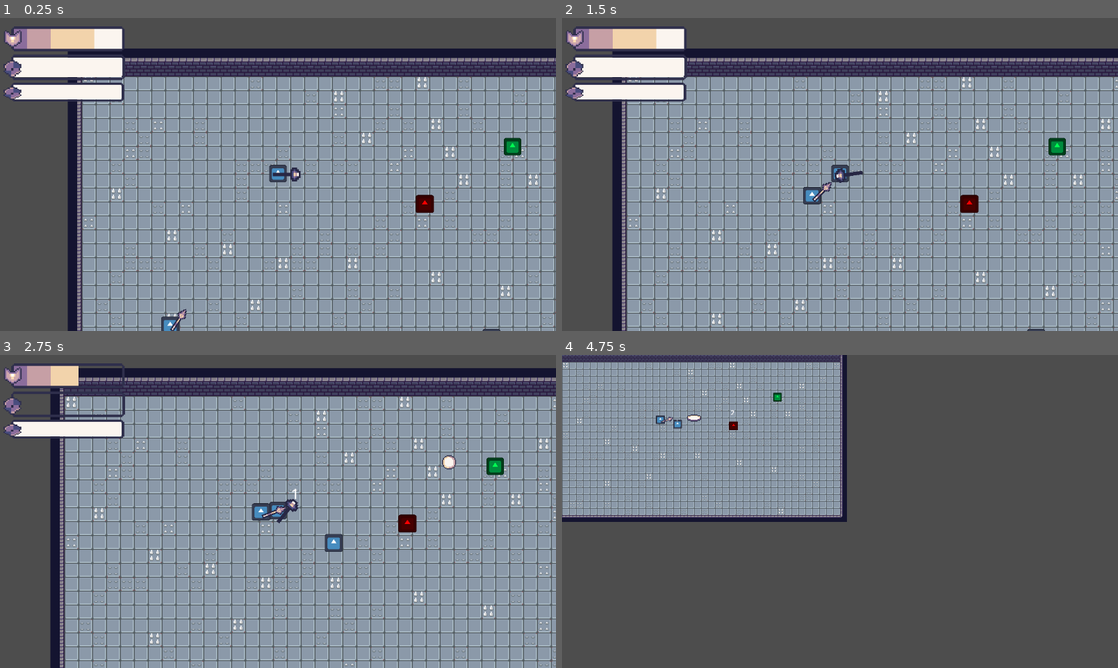
Above: before the commit, frames 1-4 (two rows, left to right).
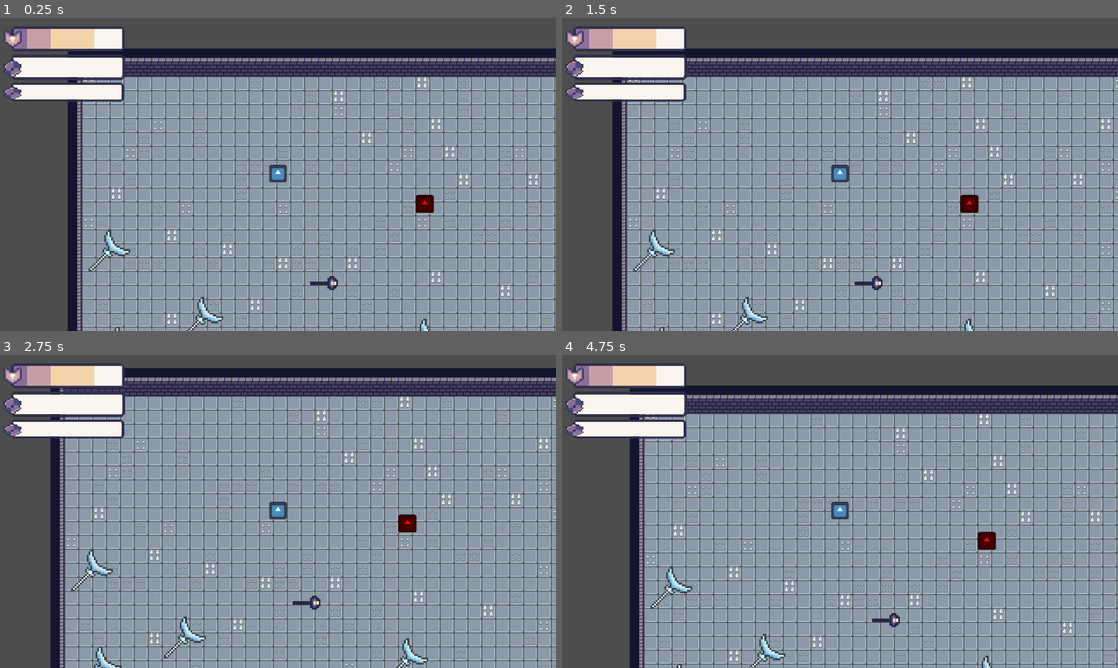
Above: after the commit, the same moments.

Repository: chabsseu/Stauffs-and-Magic
Game: Godot game, scene res://Scenes/Floors/test_world.tscn
Two runs of this game, one before a commit and one after it. Both use one fixed random seed, a clock stepped at 60 frames per second and the inputs below. The engine's default icon, where the game draws it, is replaced by a stand-in: a white triangle on a blue panel in a dark square.
Inputs (mouse positions are in pixels of both pictures, inside the frame that each line leads up to):
- Up to frame 1 (0.25 s): no input
- Up to frame 2 (1.5 s): move the mouse to (962, 158) at 0.52 s; tap A (A) at 0.6 s; tap D (D) at 0.8, 1.35 s; move the mouse to (728, 190) at 1.27 s
- Up to frame 3 (2.75 s): tap S (S) at 1.55, 2.1 s; move the mouse to (333, 442) at 2.02 s; tap W (W) at 2.3 s
- Up to frame 4 (4.75 s): move the mouse to (812, 574) at 2.77 s; tap W (W) at 2.85 s; click (812, 574) at 3.05 s; move the mouse to (1006, 558) at 3.52 s; press the mouse at (1006, 558) at 3.53 s; tap E (interact, bound only after the commit) at 3.8, 4.35 s; right-click (1006, 558) at 4.15 s; move the mouse to (673, 464) at 4.27 s; release the mouse at (673, 464) at 4.28 s; tap A (A) at 4.55 s

The runs differ from the first frame. In frame 1, 1.1% of the frame differs, in the area x 15-94%, y 38-100%; in frame 2, 1.1%; in frame 3, 3.4%; in frame 4, 76%, in the area x 0-100%, y 0-100%.

Commit message:
Created a hotbar and make the weapon swapable

Diff:
--- a/Scenes/Floors/test_world.tscn
+++ b/Scenes/Floors/test_world.tscn
@@ -3,9 +3,9 @@
 [ext_resource type="Texture2D" uid="uid://bo8l02hir4q3l" path="res://Assets/Tilemaps/Dungeon Tileset + Spikes.png" id="1_3sc00"]
 [ext_resource type="PackedScene" uid="uid://c2xkrph0al5nw" path="res://Scenes/Player/player.tscn" id="2_2yfla"]
 [ext_resource type="PackedScene" uid="uid://chd3yj7pkdiu2" path="res://Scenes/Enemies/test_enemy.tscn" id="3_xaljv"]
-[ext_resource type="PackedScene" uid="uid://cb0kyqifl5o74" path="res://Scenes/Enemies/slime.tscn" id="4_ek63m"]
-[ext_resource type="PackedScene" uid="uid://ixiakydo7vts" path="res://Scenes/Enemies/spear_guy.tscn" id="5_cexxt"]
-[ext_resource type="PackedScene" uid="uid://hokg0gi8ti1u" path="res://Scenes/Enemies/sloth.tscn" id="6_ruqt4"]
+[ext_resource type="PackedScene" uid="uid://vwhok55g8tdn" path="res://Scenes/Weapon/weapon_pickup.tscn" id="4_cexxt"]
+[ext_resource type="PackedScene" uid="uid://bb8c2mi17642k" path="res://Scenes/Weapon/normal_staff.tscn" id="5_cexxt"]
+[ext_resource type="PackedScene" uid="uid://banf8jkq6cu4e" path="res://Scenes/Weapon/ice_staff.tscn" id="5_ruqt4"]
 
 [sub_resource type="TileSetAtlasSource" id="TileSetAtlasSource_2yfla"]
 texture = ExtResource("1_3sc00")
@@ -169,12 +169,26 @@
 [node name="test_enemy" parent="." instance=ExtResource("3_xaljv")]
 position = Vector2(393, 163)
 
-[node name="spear_guy" parent="." instance=ExtResource("5_cexxt")]
-position = Vector2(81, 331)
-max_health = 3
+[node name="WeaponPickup" parent="." instance=ExtResource("4_cexxt")]
+position = Vector2(32, 217)
+weapon_scene = ExtResource("5_ruqt4")
 
-[node name="slime" parent="." instance=ExtResource("4_ek63m")]
-position = Vector2(496, 97)
+[node name="WeaponPickup2" parent="." instance=ExtResource("4_cexxt")]
+position = Vector2(279, 254)
+weapon_scene = ExtResource("5_cexxt")
 
-[node name="sloth" parent="." instance=ExtResource("6_ruqt4")]
-position = Vector2(472, 317)
+[node name="WeaponPickup3" parent="." instance=ExtResource("4_cexxt")]
+position = Vector2(139, 294)
+weapon_scene = ExtResource("5_ruqt4")
+
+[node name="WeaponPickup4" parent="." instance=ExtResource("4_cexxt")]
+position = Vector2(395, 319)
+weapon_scene = ExtResource("5_ruqt4")
+
+[node name="WeaponPickup5" parent="." instance=ExtResource("4_cexxt")]
+position = Vector2(42, 328)
+weapon_scene = ExtResource("5_ruqt4")
+
+[node name="WeaponPickup6" parent="." instance=ExtResource("4_cexxt")]
+position = Vector2(239, 347)
+weapon_scene = ExtResource("5_cexxt")
--- a/Scenes/Player/player.tscn
+++ b/Scenes/Player/player.tscn
@@ -2,10 +2,12 @@
 
 [ext_resource type="Script" uid="uid://bln4x7n1bjd8p" path="res://Scripts/Player/player.gd" id="1_a3d8c"]
 [ext_resource type="Texture2D" uid="uid://ctgav05ifthty" path="res://icon.svg" id="1_uvnfx"]
-[ext_resource type="PackedScene" uid="uid://cl3xm1es46wnb" path="res://Scenes/Weapon/test_staff.tscn" id="3_xpcdj"]
 [ext_resource type="PackedScene" uid="uid://ciwy7dfadp2tp" path="res://Scenes/UI/health_armor.tscn" id="4_mtuoh"]
 
 [sub_resource type="RectangleShape2D" id="RectangleShape2D_a3d8c"]
+
+[sub_resource type="CircleShape2D" id="CircleShape2D_mtuoh"]
+radius = 15.033297
 
 [node name="Player" type="CharacterBody2D" groups=["Player"]]
 script = ExtResource("1_a3d8c")
@@ -22,7 +24,45 @@
 [node name="Camera2D" type="Camera2D" parent="."]
 zoom = Vector2(2, 2)
 
-[node name="test_staff" parent="." instance=ExtResource("3_xpcdj")]
-position = Vector2(10, 0)
+[node name="Health&Armor" parent="." instance=ExtResource("4_mtuoh")]
 
-[node name="Health&Armor" parent="." instance=ExtResource("4_mtuoh")]
+[node name="PickupArea" type="Area2D" parent="."]
+
+[node name="CollisionShape2D" type="CollisionShape2D" parent="PickupArea"]
+shape = SubResource("CircleShape2D_mtuoh")
+
+[node name="Hotbar_UI" type="CanvasLayer" parent="."]
+
+[node name="HotbarSlots" type="HBoxContainer" parent="Hotbar_UI"]
+anchors_preset = 7
+anchor_left = 0.5
+anchor_top = 1.0
+anchor_right = 0.5
+anchor_bottom = 1.0
+offset_left = -20.0
+offset_top = -40.0
+offset_right = 20.0
+grow_horizontal = 2
+grow_vertical = 0
+size_flags_vertical = 4
+
+[node name="Slot0" type="TextureRect" parent="Hotbar_UI/HotbarSlots"]
+layout_mode = 2
+
+[node name="Slot1" type="TextureRect" parent="Hotbar_UI/HotbarSlots"]
+layout_mode = 2
+
+[node name="Slot2" type="TextureRect" parent="Hotbar_UI/HotbarSlots"]
+layout_mode = 2
+
+[node name="Slot3" type="TextureRect" parent="Hotbar_UI/HotbarSlots"]
+layout_mode = 2
+
+[node name="Slot4" type="TextureRect" parent="Hotbar_UI/HotbarSlots"]
+layout_mode = 2
+
+[node name="WeaponSocket" type="Node2D" parent="."]
+
+[connection signal="area_entered" from="PickupArea" to="." method="_on_pickup_area_area_entered"]
+[connection signal="area_exited" from="PickupArea" to="." method="_on_pickup_area_area_exited"]
+[connection signal="body_entered" from="PickupArea" to="." method="_on_pickup_area_body_entered"]
--- /dev/null
+++ b/Scenes/Weapon/ice_staff.tscn
@@ -0,0 +1,15 @@
+[gd_scene load_steps=3 format=3 uid="uid://banf8jkq6cu4e"]
+
+[ext_resource type="Script" uid="uid://b3e7scsln23pn" path="res://Scripts/Weapon/ice_staff.gd" id="1_krsl3"]
+[ext_resource type="Texture2D" uid="uid://d0gvnj36e5agw" path="res://Assets/Weapon/ice staff.png" id="1_y57au"]
+
+[node name="Ice_staff" type="Node2D"]
+script = ExtResource("1_krsl3")
+
+[node name="Sprite2D" type="Sprite2D" parent="."]
+rotation = 0.7733804
+scale = Vector2(2, 2)
+texture = ExtResource("1_y57au")
+
+[node name="Marker2D" type="Marker2D" parent="Sprite2D"]
+position = Vector2(4.29332, -4.1913486)
--- /dev/null
+++ b/Scenes/Weapon/iceball.tscn
@@ -0,0 +1,63 @@
+[gd_scene load_steps=9 format=3 uid="uid://cm0a65doipbwr"]
+
+[ext_resource type="Script" uid="uid://tx07eijwhq8v" path="res://Scripts/Weapon/iceball.gd" id="1_70fof"]
+[ext_resource type="Texture2D" uid="uid://cnmif8p5m0yo3" path="res://Assets/Weapon/Ice VFX 1 192x192.png" id="1_y66h8"]
+
+[sub_resource type="AtlasTexture" id="AtlasTexture_70fof"]
+atlas = ExtResource("1_y66h8")
+region = Rect2(0, 0, 192, 192)
+
+[sub_resource type="AtlasTexture" id="AtlasTexture_dl3t0"]
+atlas = ExtResource("1_y66h8")
+region = Rect2(192, 0, 192, 192)
+
+[sub_resource type="AtlasTexture" id="AtlasTexture_e80o3"]
+atlas = ExtResource("1_y66h8")
+region = Rect2(384, 0, 192, 192)
+
+[sub_resource type="AtlasTexture" id="AtlasTexture_ne7xk"]
+atlas = ExtResource("1_y66h8")
+region = Rect2(576, 0, 192, 192)
+
+[sub_resource type="SpriteFrames" id="SpriteFrames_a676a"]
+animations = [{
+"frames": [{
+"duration": 1.0,
+"texture": SubResource("AtlasTexture_70fof")
+}, {
+"duration": 1.0,
+"texture": SubResource("AtlasTexture_dl3t0")
+}, {
+"duration": 1.0,
+"texture": SubResource("AtlasTexture_e80o3")
+}, {
+"duration": 1.0,
+"texture": SubResource("AtlasTexture_ne7xk")
+}],
+"loop": true,
+"name": &"fire",
+"speed": 10.0
+}]
+
+[sub_resource type="CapsuleShape2D" id="CapsuleShape2D_jqegc"]
+radius = 3.9999385
+height = 22.01074
+
+[node name="Iceball" type="Area2D"]
+script = ExtResource("1_70fof")
+
+[node name="AnimatedSprite2D" type="AnimatedSprite2D" parent="."]
+position = Vector2(19, -2)
+sprite_frames = SubResource("SpriteFrames_a676a")
+animation = &"fire"
+
+[node name="CollisionShape2D" type="CollisionShape2D" parent="."]
+position = Vector2(6, -1)
+rotation = 1.5652574
+shape = SubResource("CapsuleShape2D_jqegc")
+
+[node name="VisibleOnScreenNotifier2D" type="VisibleOnScreenNotifier2D" parent="."]
+rect = Rect2(-10, -157, 20, 390)
+
+[connection signal="body_entered" from="." to="." method="_on_body_entered"]
+[connection signal="screen_exited" from="VisibleOnScreenNotifier2D" to="." method="_on_visible_on_screen_notifier_2d_screen_exited"]
--- /dev/null
+++ b/Scenes/Weapon/normal_staff.tscn
@@ -0,0 +1,13 @@
+[gd_scene load_steps=3 format=3 uid="uid://bb8c2mi17642k"]
+
+[ext_resource type="Script" uid="uid://k2k7g1utc72w" path="res://Scripts/Weapon/normal_staff.gd" id="1_hcdcp"]
+[ext_resource type="Texture2D" uid="uid://b7bm7x0epeu6v" path="res://Assets/Weapon/normal_staff.png" id="2_g0t8l"]
+
+[node name="normal_staff" type="Node2D"]
+scale = Vector2(2, 2)
+script = ExtResource("1_hcdcp")
+
+[node name="Sprite2D" type="Sprite2D" parent="."]
+texture = ExtResource("2_g0t8l")
+
+[node name="Marker2D" type="Marker2D" parent="Sprite2D"]
--- a/Scenes/Weapon/test_staff.tscn
+++ /dev/null
@@ -1,14 +0,0 @@
-[gd_scene load_steps=3 format=3 uid="uid://cl3xm1es46wnb"]
-
-[ext_resource type="Script" uid="uid://cr5lsg2sodioj" path="res://Scripts/Weapon/test_staff.gd" id="2_e4o7g"]
-[ext_resource type="Texture2D" uid="uid://b7bm7x0epeu6v" path="res://Assets/Weapon/normal_staff.png" id="2_rnpqn"]
-
-[node name="test_staff" type="Node2D"]
-scale = Vector2(2, 2)
-script = ExtResource("2_e4o7g")
-
-[node name="Sprite2D" type="Sprite2D" parent="."]
-texture = ExtResource("2_rnpqn")
-
-[node name="Marker2D" type="Marker2D" parent="."]
-position = Vector2(8, 0)
--- /dev/null
+++ b/Scenes/Weapon/weapon_pickup.tscn
@@ -0,0 +1,14 @@
+[gd_scene load_steps=3 format=3 uid="uid://vwhok55g8tdn"]
+
+[ext_resource type="Script" uid="uid://c3j52boae8my8" path="res://Scripts/Weapon/weapon_pickup.gd" id="1_k1jox"]
+
+[sub_resource type="CircleShape2D" id="CircleShape2D_dx6id"]
+
+[node name="WeaponPickup" type="Area2D"]
+scale = Vector2(2, 2)
+script = ExtResource("1_k1jox")
+
+[node name="Icon" type="Sprite2D" parent="."]
+
+[node name="CollisionShape2D" type="CollisionShape2D" parent="."]
+shape = SubResource("CircleShape2D_dx6id")
--- a/Scripts/Player/player.gd
+++ b/Scripts/Player/player.gd
@@ -1,26 +1,179 @@
 extends CharacterBody2D
 
-@onready var staff = $test_staff
+# -------------------------
+# UI
+# -------------------------
+@onready var hotbar_ui_slots := [
+	$Hotbar_UI/HotbarSlots/Slot0,
+	$Hotbar_UI/HotbarSlots/Slot1,
+	$Hotbar_UI/HotbarSlots/Slot2,
+	$Hotbar_UI/HotbarSlots/Slot3,
+	$Hotbar_UI/HotbarSlots/Slot4
+]
+
+# -------------------------
+# Nodes
+# -------------------------
+@onready var weapon_socket: Node2D = $WeaponSocket
 @onready var player_state = $"/root/PlayerState"
 
-func get_input():
+# -------------------------
+# Constants & State
+# -------------------------
+const HOTBAR_SIZE := 5
+
+var hotbar := [null, null, null, null, null]        # Stores weapon scenes
+var hotbar_icons := [null, null, null, null, null]  # Stores UI textures
+
+var current_slot := -1
+var current_weapon: Node2D = null
+var pickup_weapon: Area2D = null
+
+var can_fire := true
+
+# -------------------------
+# Movement
+# -------------------------
+func _physics_process(delta: float) -> void:
 	var input_direction = Input.get_vector("A", "D", "W", "S")
 	velocity = input_direction * player_state.speed
-
-func _physics_process(delta: float) -> void:
-	var direction = get_global_mouse_position() - global_position
-	staff.rotation = direction.angle()
-	get_input()
 	move_and_slide()
 
-func take_armor_damage(amount: int) -> void:
-	PlayerState.take_armor_damage(amount)
-	if PlayerState.current_health <= 0:
-		die()
+# -------------------------
+# Input
+# -------------------------
+func _input(event):
+	# Pickup
+	if event.is_action_pressed("interact"):
+		try_pickup()
 
-func die():
-	print("Player has died")
-	queue_free()
+	# Hotbar selection
+	for i in range(HOTBAR_SIZE):
+		if event.is_action_pressed("hotbar%d" % (i + 1)):
+			equip(i)
 
-func status():
-	PlayerState.status
+	# Weapon usage
+	if current_weapon == null or not can_fire:
+		return
+
+	if event.is_action_pressed("fire"):
+		current_weapon.attack()
+
+	if event.is_action_pressed("skill"):
+		current_weapon.fireball_skill()
+
+# -------------------------
+# Pickup
+# -------------------------
+func try_pickup():
+	if pickup_weapon == null:
+		return
+
+	# Try to find an empty slot first
+	for i in range(HOTBAR_SIZE):
+		if hotbar[i] == null:
+			store_weapon_in_slot(i)
+			return
+
+	# Hotbar full → swap with current slot
+	if current_slot != -1:
+		swap_current_weapon()
+	else:
+		print("Hotbar full and no weapon equipped to swap")
+
+func store_weapon_in_slot(slot: int):
+	hotbar[slot] = pickup_weapon.weapon_scene
+
+	# Get weapon icon
+	var temp_instance = hotbar[slot].instantiate()
+	if temp_instance.has_node("Sprite2D"):
+		hotbar_icons[slot] = temp_instance.get_node("Sprite2D").texture
+	temp_instance.queue_free()
+
+	# Remove the weapon from the ground
+	pickup_weapon.queue_free()
+	pickup_weapon = null
+
+	# Auto-equip if no weapon equipped
+	if current_weapon == null:
+		equip(slot)
+
+	print("Weapon stored in slot", slot)
+	update_hotbar_ui()
+
+func swap_current_weapon():
+	if current_weapon == null or pickup_weapon == null:
+		return
+
+	# 1. Spawn a pickup weapon for the currently equipped weapon
+	var dropped_scene = hotbar[current_slot]
+	var pickup_instance = preload("res://Scenes/Weapon/weapon_pickup.tscn").instantiate()  # Your pickup scene
+	pickup_instance.weapon_scene = dropped_scene
+	pickup_instance.global_position = global_position
+	get_parent().add_child(pickup_instance)
+
+	# 2. Remove current weapon from player
+	current_weapon.queue_free()
+
+	# 3. Put the new weapon in the hotbar
+	hotbar[current_slot] = pickup_weapon.weapon_scene
+
+	# 4. Update UI icon
+	var temp_instance = hotbar[current_slot].instantiate()
+	if temp_instance.has_node("Sprite2D"):
+		hotbar_icons[current_slot] = temp_instance.get_node("Sprite2D").texture
+	temp_instance.queue_free()
+
+	# 5. Equip the new weapon
+	equip(current_slot)
+
+	# 6. Remove the pickup_weapon from the ground
+	pickup_weapon.queue_free()
+	pickup_weapon = null
+
+	update_hotbar_ui()
+
+
+
+# -------------------------
+# Equip
+# -------------------------
+func equip(slot: int):
+	if slot < 0 or slot >= HOTBAR_SIZE:
+		return
+	if hotbar[slot] == null:
+		return
+
+	if current_weapon:
+		current_weapon.queue_free()
+
+	current_slot = slot
+	current_weapon = hotbar[slot].instantiate()
+	weapon_socket.add_child(current_weapon)
+
+	# 🔒 Prevent firing on the same frame
+	can_fire = false
+	await get_tree().process_frame
+	can_fire = true
+
+	print("Equipped slot", slot)
+	update_hotbar_ui()
+
+# -------------------------
+# UI
+# -------------------------
+func update_hotbar_ui():
+	for i in range(HOTBAR_SIZE):
+		hotbar_ui_slots[i].texture = hotbar_icons[i]
+		hotbar_ui_slots[i].modulate = Color(1, 1, 0) if i == current_slot else Color(1, 1, 1)
+
+# -------------------------
+# Pickup Area
+# -------------------------
+func _on_pickup_area_area_entered(area: Area2D) -> void:
+	if area.get("weapon_scene"):
+		pickup_weapon = area
+
+func _on_pickup_area_area_exited(area: Area2D) -> void:
+	if pickup_weapon == area:
+		pickup_weapon = null
--- /dev/null
+++ b/Scripts/Weapon/ice_staff.gd
@@ -0,0 +1,27 @@
+extends Node2D
+
+@onready var projectile_scene = preload("res://Scenes/Weapon/iceball.tscn")
+@onready var skill_scene = preload("res://Scenes/Weapon/fireball_skill.tscn")
+@onready var marker: Marker2D = $Sprite2D/Marker2D
+
+func attack():
+	if marker == null:
+		return
+
+	var projectile = projectile_scene.instantiate()
+	get_tree().current_scene.add_child(projectile)
+
+	projectile.global_position = marker.global_position
+	projectile.direction = (get_global_mouse_position() - projectile.global_position).normalized()
+
+func fireball_skill():
+	if marker == null:
+		return
+
+	var mana_cost = 5
+	if PlayerState.use_mana(mana_cost):
+		var skill = skill_scene.instantiate()
+		get_tree().current_scene.add_child(skill)
+
+		skill.global_position = marker.global_position
+		skill.direction = (get_global_mouse_position() - skill.global_position).normalized()
--- /dev/null
+++ b/Scripts/Weapon/iceball.gd
@@ -0,0 +1,34 @@
+extends Area2D
+
+@export var speed = 300
+@export var damage = 1
+@onready var sprite = $AnimatedSprite2D
+var direction = Vector2.ZERO
+
+
+# Called every frame. 'delta' is the elapsed time since the previous frame.
+func _process(delta: float) -> void:
+	if direction != Vector2.ZERO:
+		position += direction * speed * delta
+		$AnimatedSprite2D.play("fire")
+
+	# ✅ Flip horizontally when going left
+	if direction.x < 0:
+		sprite.flip_h = true
+	else:
+		sprite.flip_h = false
+
+	# Flip vertically
+	if direction.x < 0:
+		sprite.flip_v = true
+	else:
+		sprite.flip_v = false
+
+func _on_body_entered(body: Node2D) -> void:
+	if body.is_in_group("Enemy"):
+		body.take_damage(damage)
+		queue_free()
+
+
+func _on_visible_on_screen_notifier_2d_screen_exited() -> void:
+	queue_free()
--- /dev/null
+++ b/Scripts/Weapon/normal_staff.gd
@@ -0,0 +1,27 @@
+extends Node2D
+
+@onready var projectile_scene = preload("res://Scenes/Weapon/fireball.tscn")
+@onready var skill_scene = preload("res://Scenes/Weapon/fireball_skill.tscn")
+@onready var marker: Marker2D = $Sprite2D/Marker2D
+
+func attack():
+	if marker == null:
+		return
+
+	var projectile = projectile_scene.instantiate()
+	get_tree().current_scene.add_child(projectile)
+
+	projectile.global_position = marker.global_position
+	projectile.direction = (get_global_mouse_position() - projectile.global_position).normalized()
+
+func fireball_skill():
+	if marker == null:
+		return
+
+	var mana_cost = 5
+	if PlayerState.use_mana(mana_cost):
+		var skill = skill_scene.instantiate()
+		get_tree().current_scene.add_child(skill)
+
+		skill.global_position = marker.global_position
+		skill.direction = (get_global_mouse_position() - skill.global_position).normalized()
--- a/Scripts/Weapon/test_staff.gd
+++ b/Scripts/Weapon/test_staff.gd
@@ -2,37 +2,26 @@
 
 @onready var projectile_scene = preload("res://Scenes/Weapon/fireball.tscn")
 @onready var skill_scene = preload("res://Scenes/Weapon/fireball_skill.tscn")
-@onready var marker = $Marker2D
-
-func _process(delta: float) -> void:
-	if Input.is_action_just_pressed("fire"):
-		attack()
-
-	if Input.is_action_just_pressed("skill"):
-		fireball_skill()
+@onready var marker: Marker2D = $Sprite2D/Marker2D
 
 func attack():
+	if marker == null:
+		return
+
 	var projectile = projectile_scene.instantiate()
-
-	# ✅ Add projectile to the root scene (not inside player)
 	get_tree().current_scene.add_child(projectile)
 
-	# ✅ Set correct spawn position using Marker2D
 	projectile.global_position = marker.global_position
-
-	# ✅ Correct aiming direction toward mouse
 	projectile.direction = (get_global_mouse_position() - projectile.global_position).normalized()
 
 func fireball_skill():
+	if marker == null:
+		return
+
 	var mana_cost = 5
 	if PlayerState.use_mana(mana_cost):
-		# Mana was enough → cast skill
 		var skill = skill_scene.instantiate()
-
 		get_tree().current_scene.add_child(skill)
 
 		skill.global_position = marker.global_position
-
 		skill.direction = (get_global_mouse_position() - skill.global_position).normalized()
-	else:
-		print("Not enough mana!")
--- /dev/null
+++ b/Scripts/Weapon/weapon_pickup.gd
@@ -0,0 +1,12 @@
+extends Area2D
+
+@export var weapon_scene: PackedScene
+@onready var icon: Sprite2D = $Icon  # make sure path is correct
+
+func _ready():
+	if weapon_scene:
+		var temp_weapon = weapon_scene.instantiate()
+		var sprite = temp_weapon.get_node("Sprite2D")
+		if icon != null and sprite != null:
+			icon.texture = sprite.texture
+		temp_weapon.queue_free()
--- a/project.godot
+++ b/project.godot
@@ -63,6 +63,36 @@
 "events": [Object(InputEventMouseButton,"resource_local_to_scene":false,"resource_name":"","device":-1,"window_id":0,"a …(258 unchanged characters)…
 ]
 }
+interact={
+"deadzone": 0.2,
+"events": [Object(InputEventKey,"resource_local_to_scene":false,"resource_name":"","device":-1,"window_id":0,"alt_pressed":false,"shift_pressed":false,"ctrl_pressed":false,"meta_pressed":false,"pressed":false,"keycode":0,"physical_keycode":69,"key_label":0,"unicode":101,"location":0,"echo":false,"script":null)
+]
+}
+hotbar1={
+"deadzone": 0.2,
+"events": [Object(InputEventKey,"resource_local_to_scene":false,"resource_name":"","device":-1,"window_id":0,"alt_pressed":false,"shift_pressed":false,"ctrl_pressed":false,"meta_pressed":false,"pressed":false,"keycode":0,"physical_keycode":49,"key_label":0,"unicode":49,"location":0,"echo":false,"script":null)
+]
+}
+hotbar2={
+"deadzone": 0.2,
+"events": [Object(InputEventKey,"resource_local_to_scene":false,"resource_name":"","device":-1,"window_id":0,"alt_pressed":false,"shift_pressed":false,"ctrl_pressed":false,"meta_pressed":false,"pressed":false,"keycode":0,"physical_keycode":50,"key_label":0,"unicode":50,"location":0,"echo":false,"script":null)
+]
+}
+hotbar3={
+"deadzone": 0.2,
+"events": [Object(InputEventKey,"resource_local_to_scene":false,"resource_name":"","device":-1,"window_id":0,"alt_pressed":false,"shift_pressed":false,"ctrl_pressed":false,"meta_pressed":false,"pressed":false,"keycode":0,"physical_keycode":51,"key_label":0,"unicode":51,"location":0,"echo":false,"script":null)
+]
+}
+hotbar4={
+"deadzone": 0.2,
+"events": [Object(InputEventKey,"resource_local_to_scene":false,"resource_name":"","device":-1,"window_id":0,"alt_pressed":false,"shift_pressed":false,"ctrl_pressed":false,"meta_pressed":false,"pressed":false,"keycode":0,"physical_keycode":52,"key_label":0,"unicode":52,"location":0,"echo":false,"script":null)
+]
+}
+hotbar5={
+"deadzone": 0.2,
+"events": [Object(InputEventKey,"resource_local_to_scene":false,"resource_name":"","device":-1,"window_id":0,"alt_pressed":false,"shift_pressed":false,"ctrl_pressed":false,"meta_pressed":false,"pressed":false,"keycode":0,"physical_keycode":53,"key_label":0,"unicode":53,"location":0,"echo":false,"script":null)
+]
+}
 
 [rendering]
 
Binary file added: Assets/Weapon/Ice VFX 1 192x192.png
Not shown, added: Assets/Weapon/Ice VFX 1 192x192.png.import
Not shown, added: Scripts/Weapon/ice_staff.gd.uid
Not shown, added: Scripts/Weapon/iceball.gd.uid
Not shown, added: Scripts/Weapon/normal_staff.gd.uid
Not shown, added: Scripts/Weapon/weapon_pickup.gd.uid
